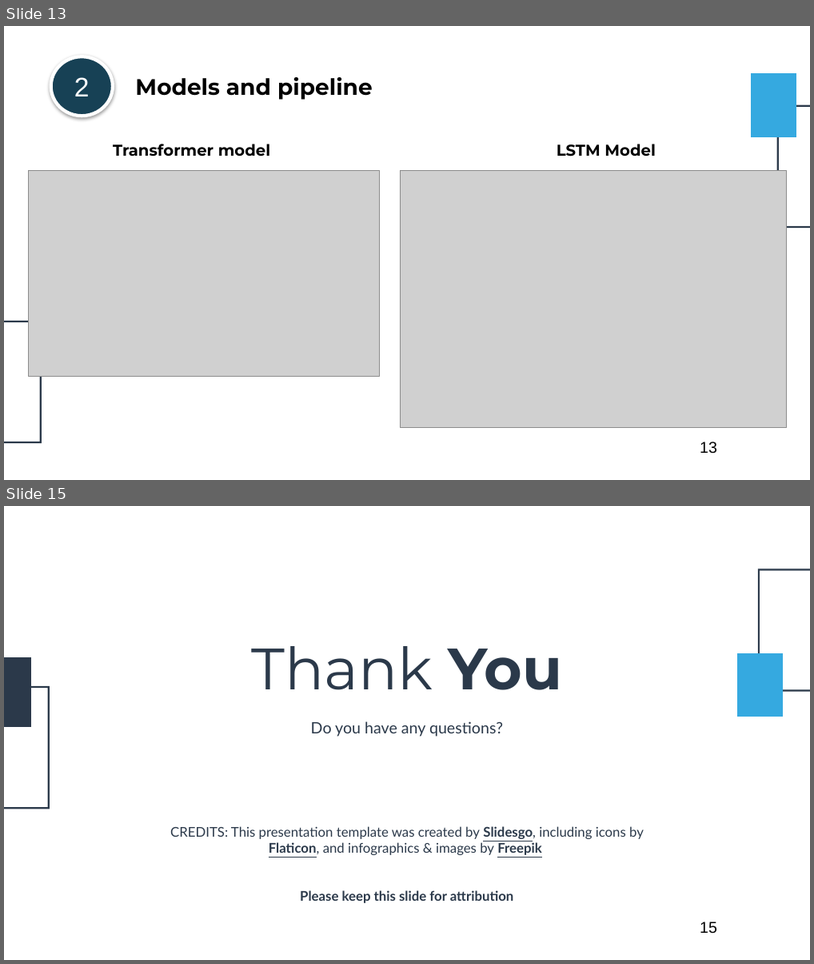
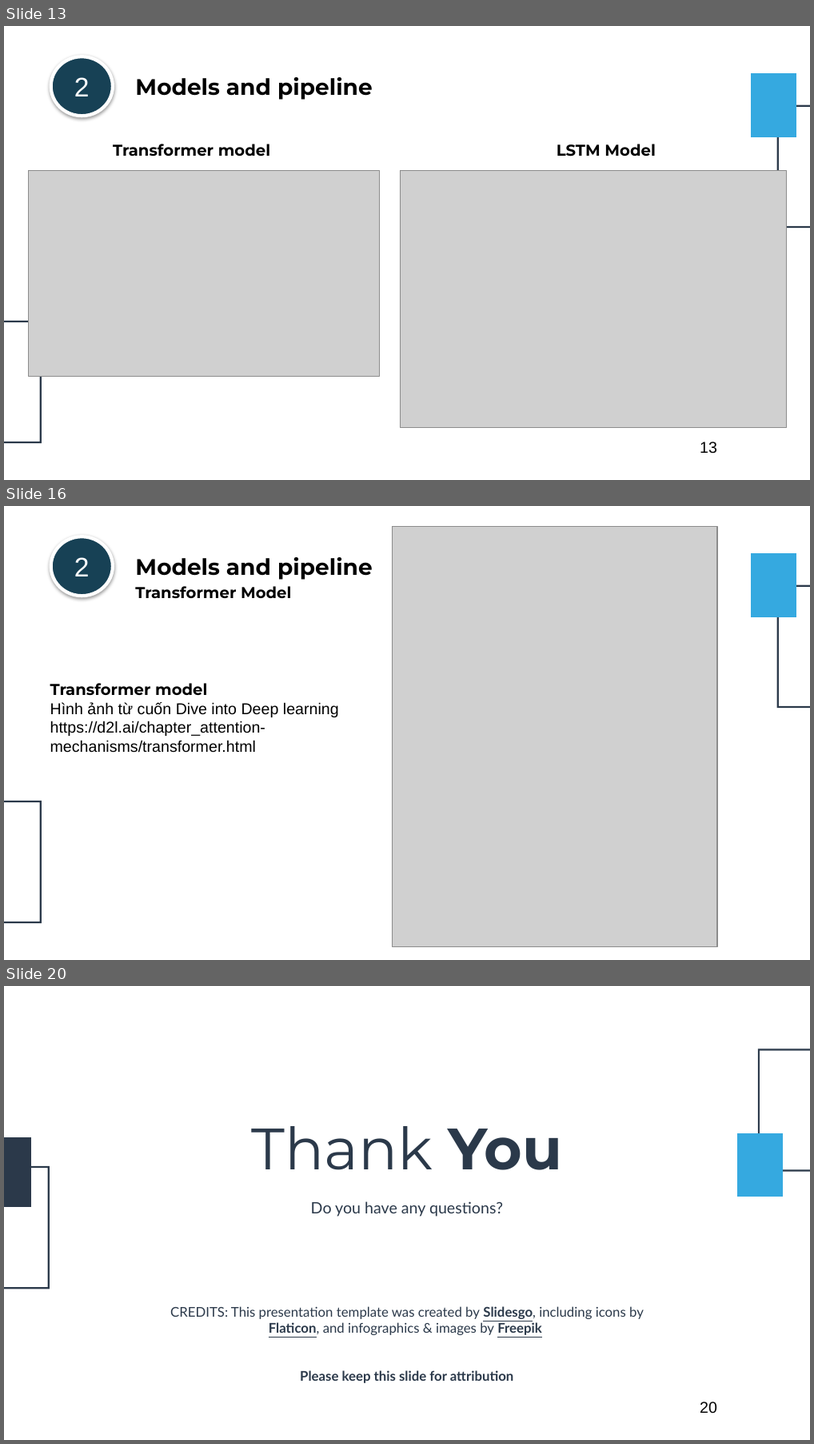
Before and after one commit to VNOpenAI/ai-doctor, a slide deck: static/slides/vnopenai-vn-accent.pptx. Shown one above the other, each under a label of ours: slides 13 and 15 before the commit, slides 13, 16 and 20 after it; the slides between them are not shown. The pictures are 814x964 and 814x1444 pixels, drawn with LibreOffice and Linux fonts; fonts in the diff are those of the drawing; grey boxes stand for pictures. Boxes give left, top, right and bottom in pixels: in the first picture for what was removed or moved away, otherwise in the second. Text is boxed around its words. In the diff, an @@ line names an element or a change of style, - is before the commit and + after.

Commit message:
Explain models for NLP task

```diff
--- a/static/slides/vnopenai-vn-accent.pptx
+++ b/static/slides/vnopenai-vn-accent.pptx
@@ slide 16 added at (4, 506, 810, 960), background #FFFFFF; not listed: 4 template elements that a slide beside it also shows @@
@@ picture added at (392, 526, 718, 946) @@
@@ ellipse added at (50, 536, 113, 596), fill #174155, outline #FFFFFF 3 pt, 24 pt, text #FFFFFF @@
+2
@@ text added at (135, 557, 373, 580), 20 pt, text #000000, bold @@
+Models and pipeline
@@ text added at (135, 586, 291, 598), 14 pt, text #000000, bold @@
+Transformer Model
@@ text added at (50, 683, 339, 752), 14 pt, text #000000 @@
+Transformer model
+Hình ảnh từ cuốn Dive into Deep learning
+https://d2l.ai/chapter_attention-mechanisms/transformer.html
@@ what was slide 15 is now slide 20 @@
@@ page number at (700, 1401, 718, 1413): text changed @@
-15
+20
```
Also in this commit, not shown: 4 slides changed, 4 other slides added, 8 other files.
